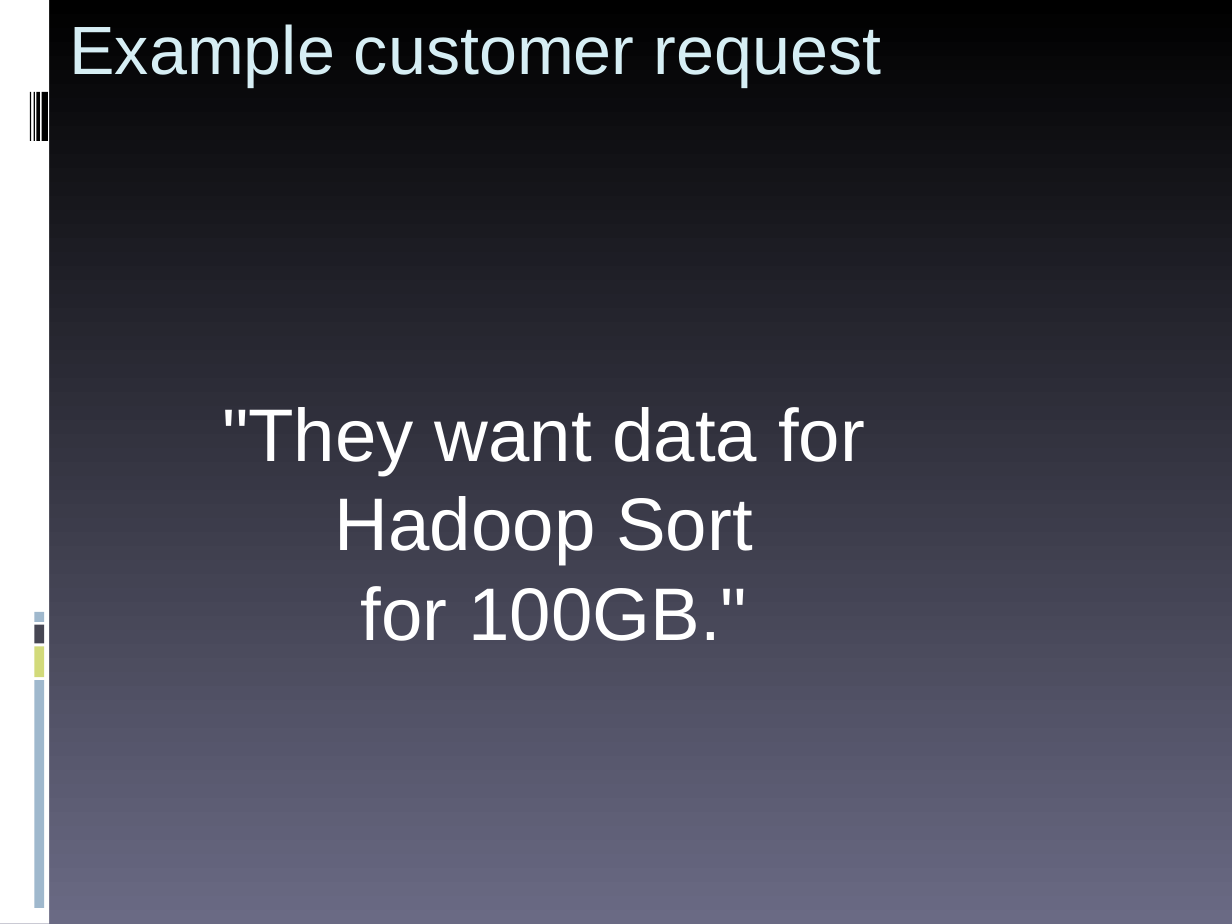
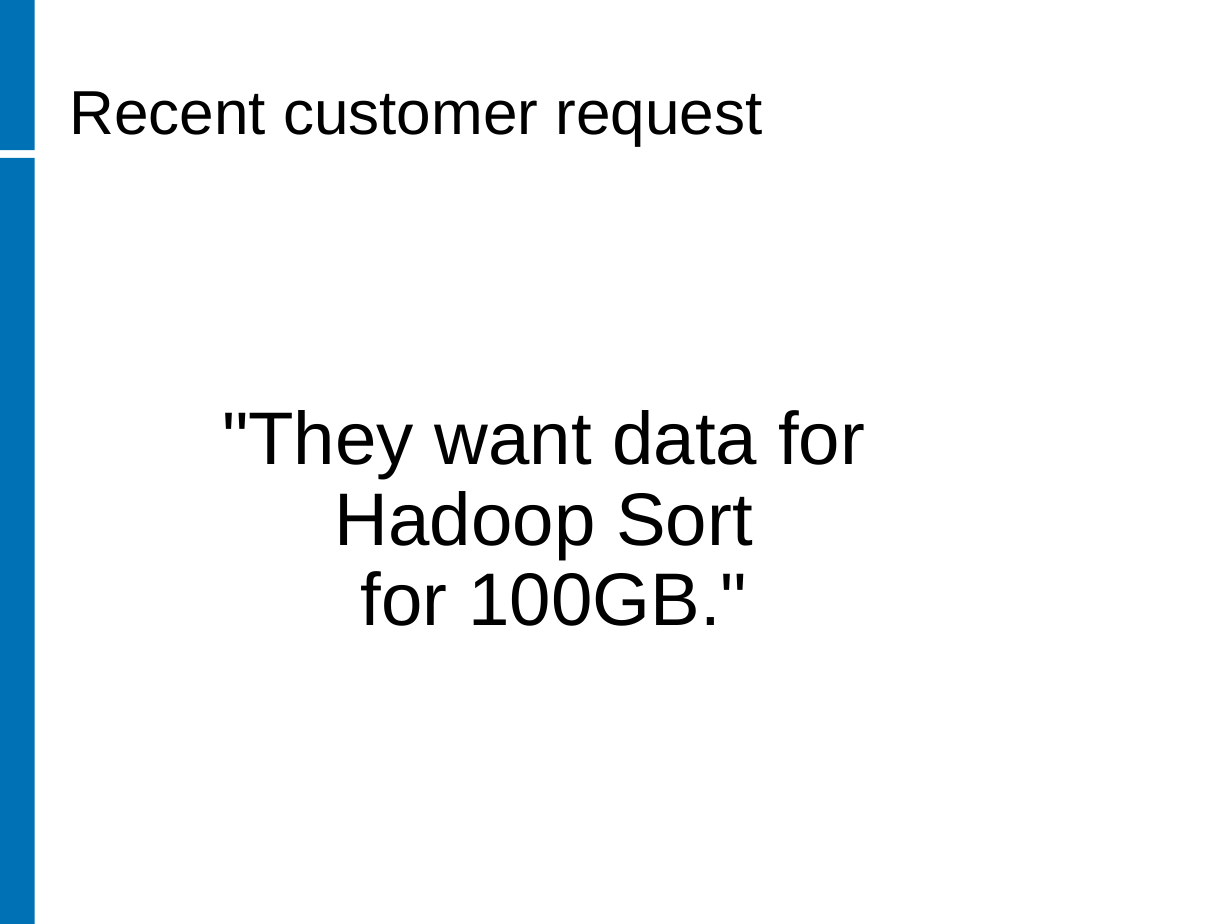
Before and after one commit to rhusar/smartfrog, a slide deck: slide 5 of core/components/hadoop/doc/workshop/benchmarking.ppt (slide 3 before the commit). Drawn at 1232x924 pixels with LibreOffice and Linux fonts; fonts in the diff are those of the drawing; background and template pictures are left out. Boxes give left, top, right and bottom in pixels: in the first picture for what was removed or moved away, otherwise in the second. Text is boxed around its words. In the diff, an @@ line names an element or a change of style, - is before the commit and + after.

```diff
--- a/core/components/hadoop/doc/workshop/benchmarking.ppt
+++ b/core/components/hadoop/doc/workshop/benchmarking.ppt
@@ background gradient #000000 to #6A6A84 to #FFFFFF @@
@@ rectangle added at [0,0,35,150], fill #0071B4 @@
@@ title "Recent customer request" at [70,91,762,145]: vertical alignment top to bottom @@
@@ rectangle removed at [30,92,31,141] @@
@@ rectangle removed at [34,92,35,141] @@
@@ rectangle removed at [36,92,39,141] @@
@@ rectangle removed at [41,92,48,141] @@
@@ title at [70,91,762,145]: text changed; size 44 to 40 pt; text colour #D6EEF4 to #000000 @@
-Example customer request
+Recent customer request
@@ rectangle: place and size @@
-rectangle at [0,0,49,923]
+rectangle at [0,158,35,923]
@@ rectangle at [0,158,35,923]: fill #FFFFFF to #0071B4 @@
@@ subtitle ""They want data for Hadoop ..." at [222,410,865,626]: text colour #FFFFFF to #000000; line spacing 1 to 0.9; more space between paragraphs @@
@@ rectangle removed at [35,625,45,644] @@
@@ rectangle removed at [35,613,45,623] @@
@@ rectangle removed at [35,646,45,677] @@
@@ rectangle removed at [35,681,45,909] @@
```
Also in this commit, not shown: 6 other slides changed, 3 slides added, 1 slide removed, 2 other files.
